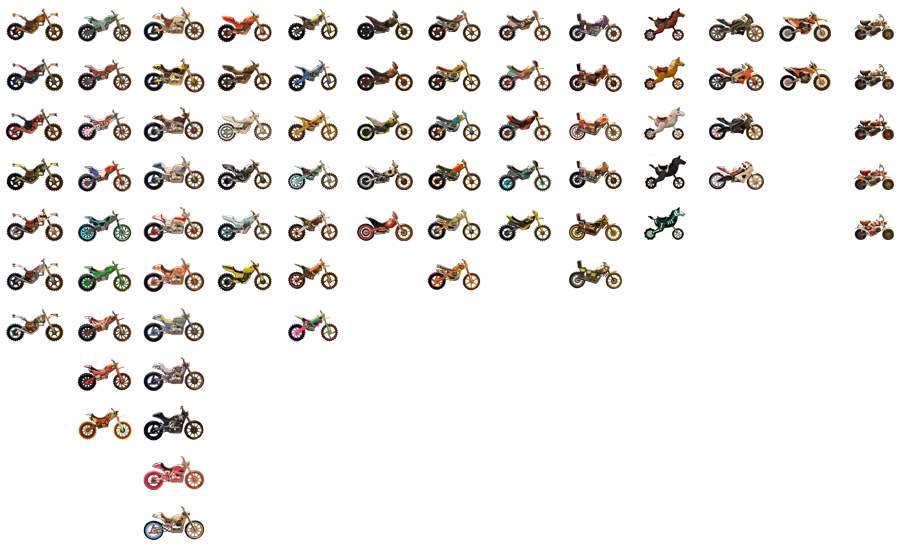
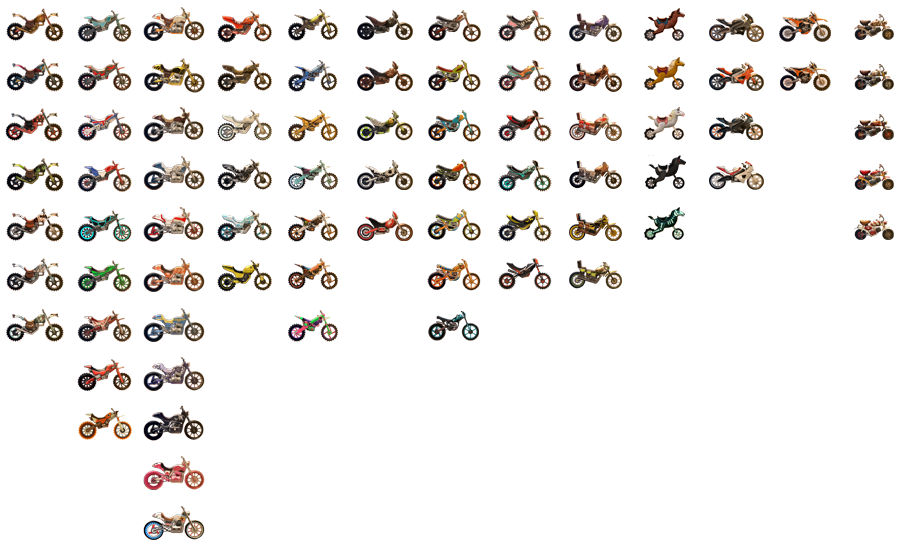
Comparing the layer stacks of the two (910, 550) images. Changes:
added layer "07-revenant" in group "riptide" over <box>428,311,479,341</box>
added layer "06-hard-rocker" in group "berserker" over <box>498,258,552,290</box>
